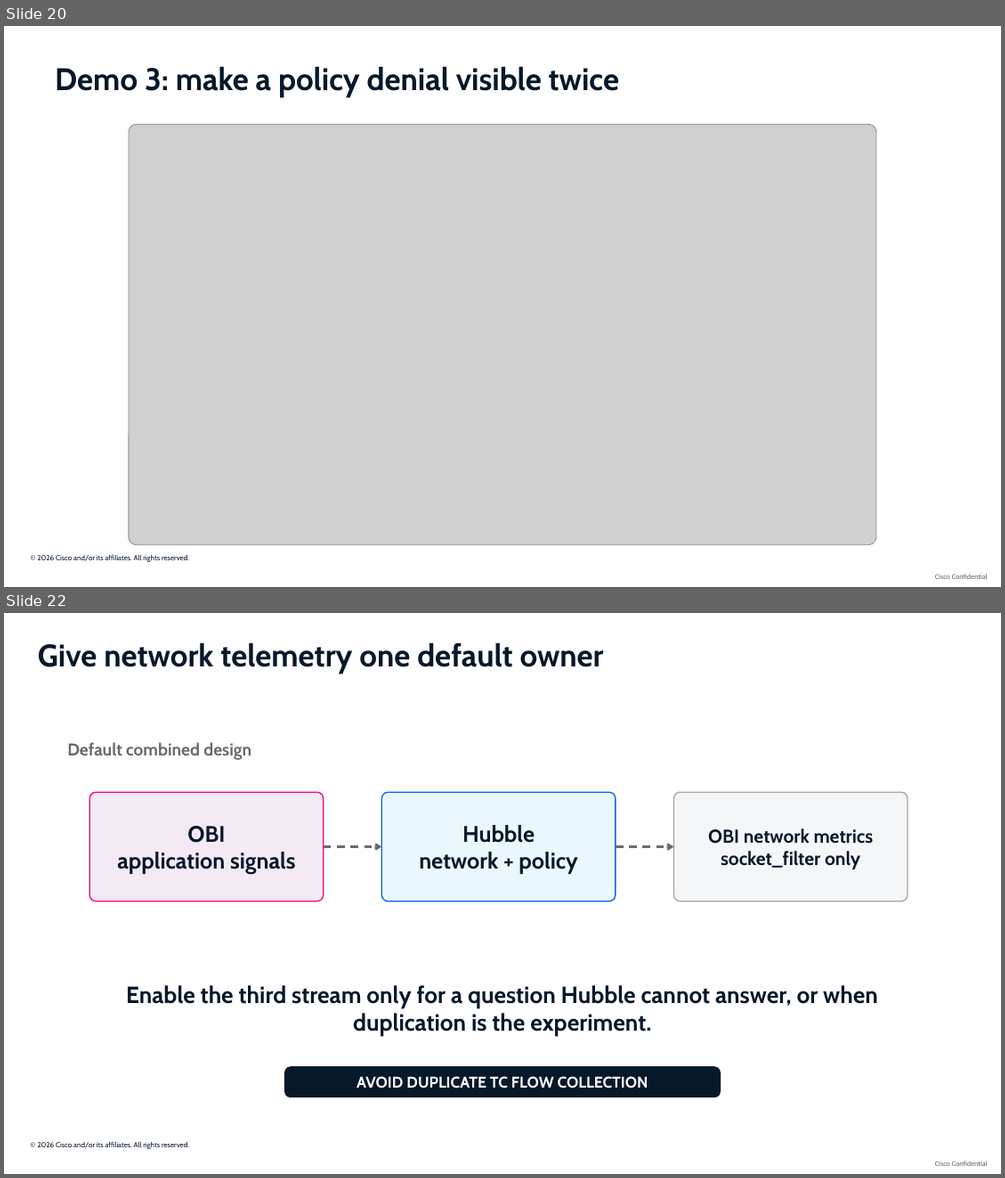
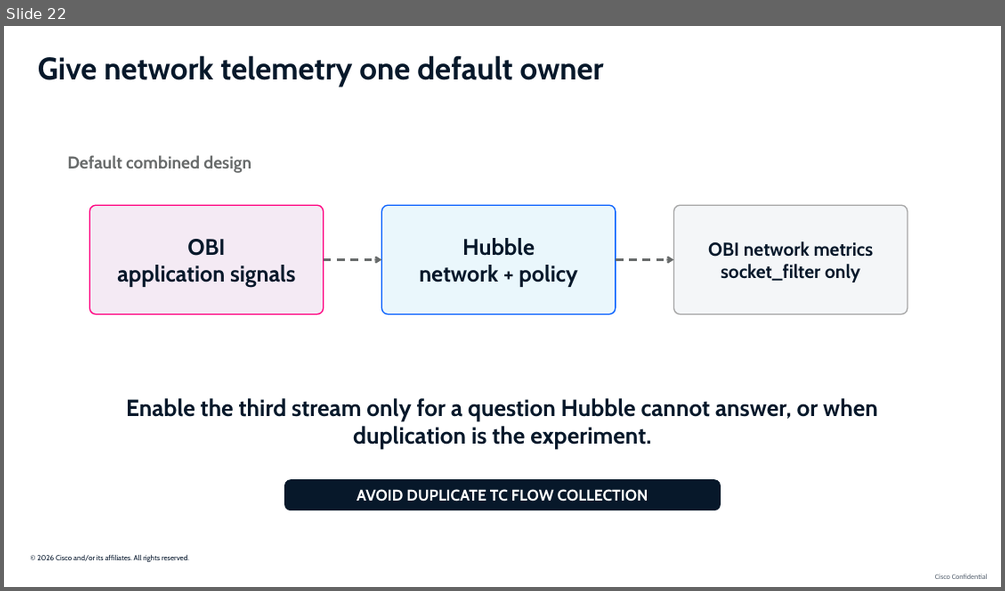
Before and after one commit to ajimenez1503/cilium-obi-demo, a slide deck: slides/cilium-obi-session-deck-latest.pptx. Shown one above the other, each under a label of ours: slides 20 and 22 before the commit, slide 22 after it; the slides between them are not shown. The pictures are 1005x1178 and 1005x591 pixels, drawn with LibreOffice and Linux fonts; fonts in the diff are those of the drawing; grey boxes stand for pictures; background and template pictures are left out. Boxes give left, top, right and bottom in pixels: in the first picture for what was removed or moved away, otherwise in the second. Text is boxed around its words. In the diff, an @@ line names an element or a change of style, - is before the commit and + after.

Commit message:
Clarify demo paths and presenter explanations

```diff
--- a/slides/cilium-obi-session-deck-latest.pptx
+++ b/slides/cilium-obi-session-deck-latest.pptx
@@ slide 20 removed at (4, 26, 1001, 587), background #FFFFFF; not listed: 2 template elements that a slide beside it also shows @@
@@ text removed at (55, 66, 619, 98) @@
-Demo 3: make a policy denial visible twice
@@ picture removed at (129, 124, 877, 544) @@
```
Also in this commit, not shown: 7 slides changed, 2 slides added, 1 other slide removed.
